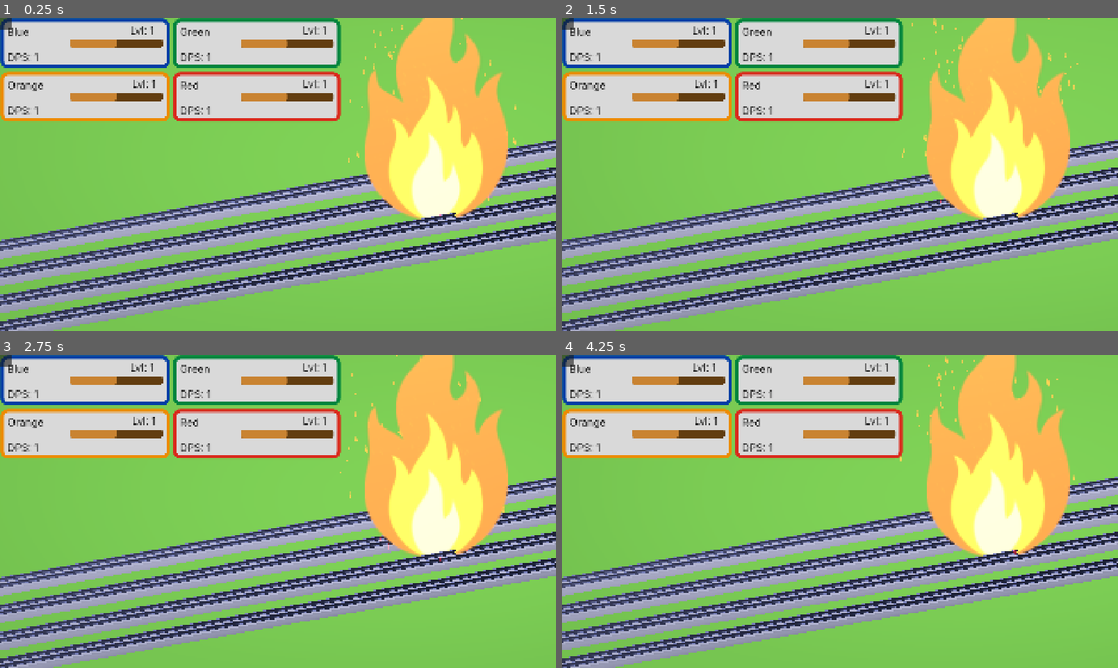
Above: before the commit, frames 1-4 (two rows, left to right).
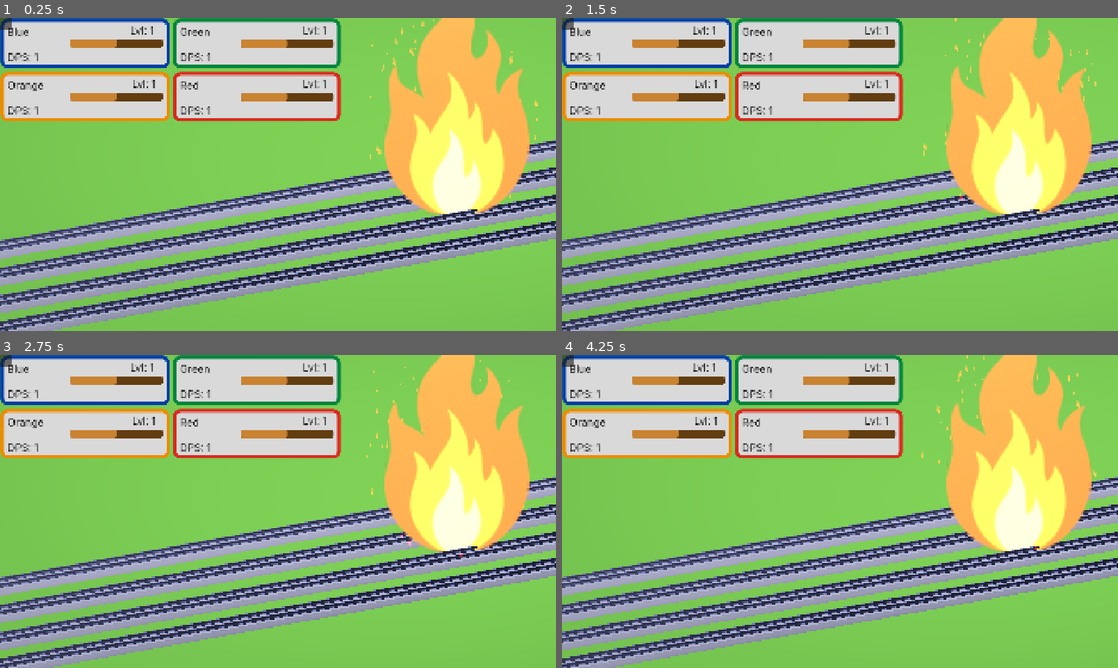
Above: after the commit, the same moments.

Repository: gracedes/mbta-auto-battler
Game: Godot game, scene res://node_2d.tscn
The game is run twice, just before and just after one commit, with the same random seed, the same clock (stepped at 60 frames per second) and the same inputs.
Inputs (mouse positions are in pixels of both pictures, inside the frame that each line leads up to):
- Up to frame 1 (0.25 s): no input
- Up to frame 2 (1.5 s): click (567, 24) at 0.5 s; click (567, 24) at 1.25 s
- Up to frame 3 (2.75 s): click (5, 361) at 2 s
- Up to frame 4 (4.25 s): no input

The runs differ from the first frame. In frame 1, 10% of the frame differs, in the area x 62-97%, y 0-65%; in frame 2, 10%, in the area x 61-97%, y 0-65%; in frame 3, 10%; in frame 4, 10%.
Error in both runs: Invalid access to property or key 'data' on a base object of type 'Nil'. (res://scripts/main.gd:84)

Commit message:
damage is now sent to the enemy on anim_contact, not start of animation

Diff:
--- a/node_2d.tscn
+++ b/node_2d.tscn
@@ -5,13 +5,14 @@
 [ext_resource type="PackedScene" uid="uid://b13j32stagft" path="res://assets/ui/line_card.tscn" id="2_4d7sh"]
 [ext_resource type="Texture2D" uid="uid://b5b175ditlmdj" path="res://assets/textures/febrianes86-fire-9534823.svg" id="2_hqns4"]
 [ext_resource type="PackedScene" uid="uid://dd1n2bcj21j5q" path="res://assets/world/rails.fbx" id="3_epypp"]
+[ext_resource type="Script" uid="uid://c0sabsx3aj1ic" path="res://scripts/enemy.gd" id="3_hqns4"]
 [ext_resource type="Script" uid="uid://dtd6h1ynbhphw" path="res://scripts/train.gd" id="3_q6r6c"]
 [ext_resource type="PackedScene" uid="uid://gpp4wab8lcqs" path="res://assets/character/red/redline.fbx" id="5_q6r6c"]
 [ext_resource type="PackedScene" uid="uid://bdru7kinus1lt" path="res://assets/character/orange/orangeline.fbx" id="7_rj586"]
 [ext_resource type="PackedScene" uid="uid://bosrbetdc2khk" path="res://assets/character/blue/blueline.fbx" id="8_4d7sh"]
 [ext_resource type="PackedScene" uid="uid://dkdfonhtr2ur0" path="res://assets/world/damage_emitter.tscn" id="10_ir8iy"]
 
-[sub_resource type="StyleBoxFlat" id="StyleBoxFlat_ir8iy"]
+[sub_resource type="StyleBoxFlat" id="StyleBoxFlat_x0ka3"]
 bg_color = Color(0.8509804, 0.8509804, 0.8509804, 1)
 border_width_left = 12
 border_width_top = 12
@@ -563,7 +564,8 @@
 debug_color = Color(0.8377409, 0.8371174, 0.8315217, 0.41960785)
 
 [node name="Enemy" type="StaticBody3D" parent="." unique_id=1374640004]
-transform = Transform3D(6.81, 0, 0, 0, 6.81, 0, 0, 0, 6.81, 5.3601847, -19.652422, -67.69084)
+transform = Transform3D(6.81, 0, 0, 0, 6.81, 0, 0, 0, 6.81, 5.3601847, -19.652422, -71.80223)
+script = ExtResource("3_hqns4")
 
 [node name="MeshInstance3D" type="MeshInstance3D" parent="Enemy" unique_id=1308014217]
 transform = Transform3D(1, 0, 0, 0, 1, 0, 0, 0, 1, -0.7623446, 5.8153076, -0.9852171)
@@ -632,14 +634,14 @@
 [node name="damage_emitters" type="Node3D" parent="." unique_id=1995572600]
 transform = Transform3D(1, 0, 0, 0, 1, 0, 0, 0, 1, 0, 4.8310547, -65.11871)
 
-[node name="DamageEmitter" parent="damage_emitters" unique_id=1755038919 node_paths=PackedStringArray("train") instance=ExtResource("10_ir8iy")]
+[node name="DamageEmitter" parent="damage_emitters" unique_id=1755038919 node_paths=PackedStringArray("train") groups=["emitters"] instance=ExtResource("10_ir8iy")]
 train = NodePath("../../greenline")
 
-[node name="DamageEmitter2" parent="damage_emitters" unique_id=835674219 node_paths=PackedStringArray("train") instance=ExtResource("10_ir8iy")]
+[node name="DamageEmitter2" parent="damage_emitters" unique_id=835674219 node_paths=PackedStringArray("train") groups=["emitters"] instance=ExtResource("10_ir8iy")]
 train = NodePath("../../redline")
 
-[node name="DamageEmitter3" parent="damage_emitters" unique_id=968075034 node_paths=PackedStringArray("train") instance=ExtResource("10_ir8iy")]
+[node name="DamageEmitter3" parent="damage_emitters" unique_id=968075034 node_paths=PackedStringArray("train") groups=["emitters"] instance=ExtResource("10_ir8iy")]
 train = NodePath("../../orangeline")
 
-[node name="DamageEmitter4" parent="damage_emitters" unique_id=583009353 node_paths=PackedStringArray("train") instance=ExtResource("10_ir8iy")]
+[node name="DamageEmitter4" parent="damage_emitters" unique_id=583009353 node_paths=PackedStringArray("train") groups=["emitters"] instance=ExtResource("10_ir8iy")]
 train = NodePath("../../blueline")
--- a/scripts/damage_emitter.gd
+++ b/scripts/damage_emitter.gd
@@ -1,4 +1,6 @@
 extends Node3D
+
+signal send_damage(damage)
 
 const DamageNumber := preload("res://scripts/damage_number.gd")
 @export var train: Node
@@ -18,6 +20,7 @@
 
 # Called by the animation's Call Method track at the impact frame.
 func on_anim_hit() -> void:
+	send_damage.emit(last_damage)
 	spawn_damage(last_damage)
 
 func spawn_damage(amount: float) -> void:
--- a/scripts/enemy.gd
+++ b/scripts/enemy.gd
@@ -1,4 +1,5 @@
 extends StaticBody3D
+
 
 @export var level: int = 1
 @export var size_scale_multiplier: float = 1.01
@@ -10,26 +11,24 @@
 func _ready() -> void:
 	mi = $MeshInstance3D
 	get_tree().node_added.connect(_on_node_added)
-	_connect_trains()
+	_connect_emitters()
 
 func _on_node_added(node: Node) -> void:
-	if node.is_in_group("trains"):
-		_connect_trains()
+	if node.is_in_group("emitters"):
+		_connect_emitters()
 
-func _connect_trains() -> void:
-	for train in get_tree().get_nodes_in_group("trains"):
-		if not train.damage_enemy.is_connected(_on_damage_dealt):
-			train.damage_enemy.connect(_on_damage_dealt)
-	print("listening: ", get_tree().get_nodes_in_group("trains").size(), " trains")
+func _connect_emitters() -> void:
+	for emitter in get_tree().get_nodes_in_group("emitters"):
+		if not emitter.send_damage.is_connected(_on_damage_dealt):
+			emitter.send_damage.connect(_on_damage_dealt)
+	print("listening: ", get_tree().get_nodes_in_group("emitters").size(), " trains")
 
 func _on_damage_dealt(damage):
 	print(self, " took ", damage, " hp: ", hp)
 	hp -= damage
-	print("enemy received %s damage!" % [damage])
 	if hp <= 0:
 		print("enemy defeated! resetting")
 		level += 1
 		mi.scale *= size_scale_multiplier
-		print(1 + (size_scale_multiplier - 1.0) / 2)
 		mi.position.y *= 1 + (size_scale_multiplier - 1.0) / 2
 		hp = 50 + (10 + (level ** 0.75))
--- a/scripts/train.gd
+++ b/scripts/train.gd
@@ -44,11 +44,11 @@
 		attack_timer += delta
 	else:
 		if visible:
-			damage_enemy.emit(dps * attack_timer)
 			if line_name in anim_mapping:
 				if ATTACK_TIMER_MAX - rof < 3.33:
 					anim_player.speed_scale = 3.33 / (ATTACK_TIMER_MAX - rof)
 				anim_player.play(anim_mapping[line_name], )
+			damage_enemy.emit(dps * attack_timer)
 		attack_timer = 0.0
 
 func _on_xp_gain(route, xp_increase) -> void:
Not shown: 4 places in node_2d.tscn that only renumber resources
